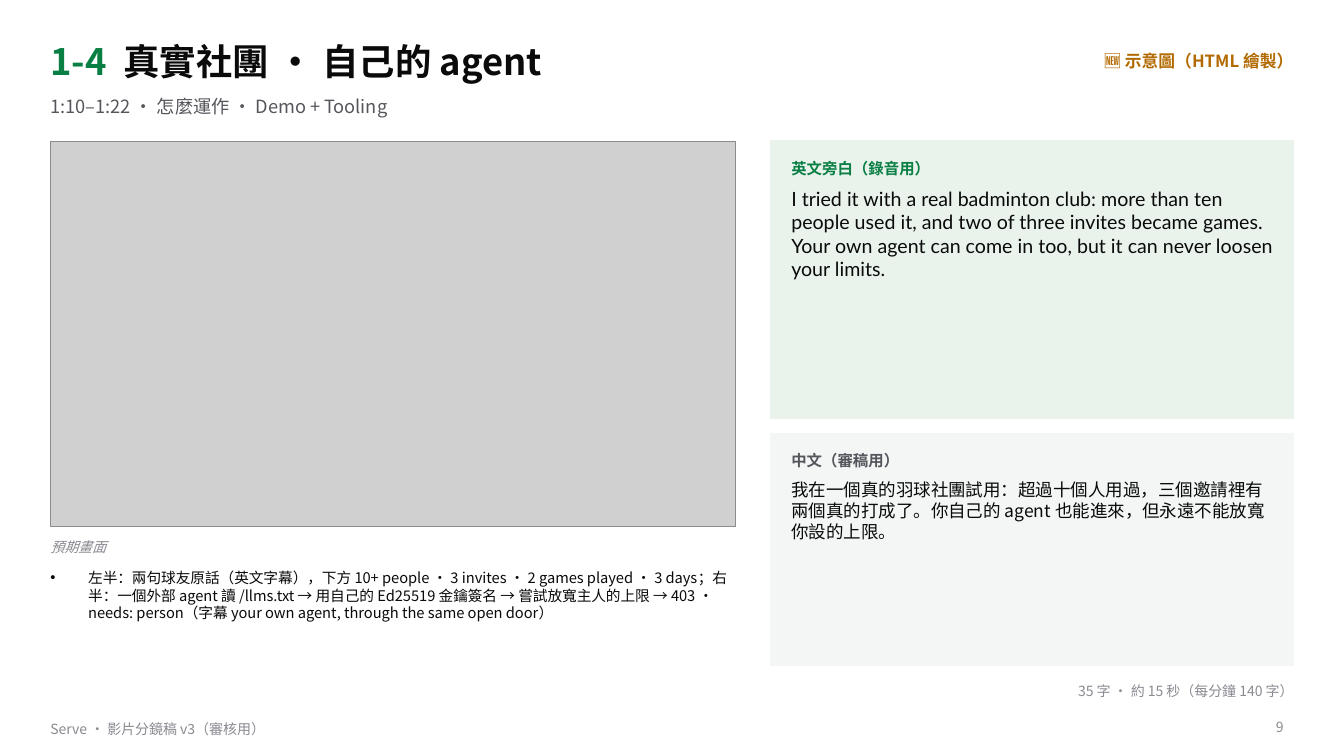
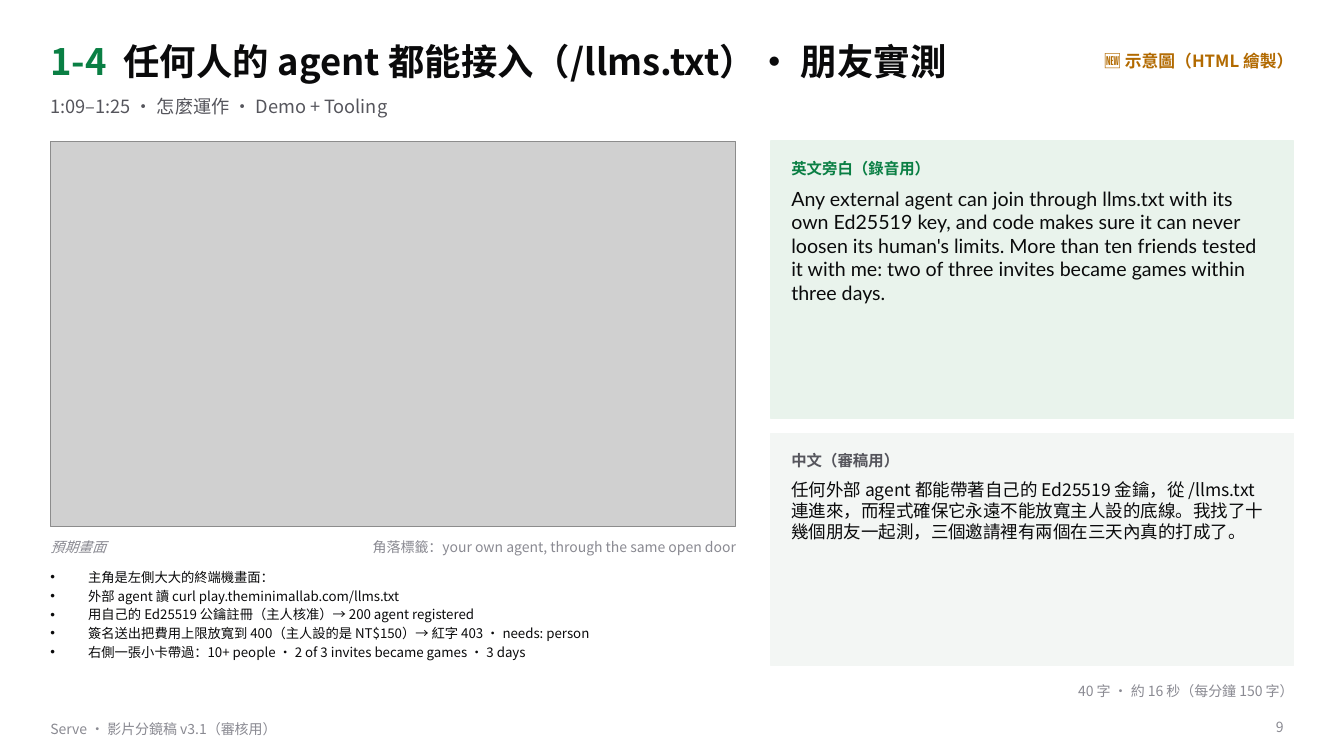
Before and after one commit to gino6178/serve-meta-hackathon, a slide deck: slide 9 of video/storyboard_v3.pptx. Drawn at 1344x756 pixels with LibreOffice and Linux fonts; fonts in the diff are those of the drawing; grey boxes stand for pictures. Boxes give left, top, right and bottom in pixels: in the first picture for what was removed or moved away, otherwise in the second. Text is boxed around its words. In the diff, an @@ line names an element or a change of style, - is before the commit and + after.

```diff
--- a/video/storyboard_v3.pptx
+++ b/video/storyboard_v3.pptx
@@ text at (50, 44, 947, 84): text changed @@
-1-4 真實社團 · 自己的 agent
+1-4 任何人的 agent 都能接入（/llms.txt）· 朋友實測
@@ text at (50, 97, 387, 118): text changed @@
-1:10–1:22 · 怎麼運作 · Demo + Tooling
+1:09–1:25 · 怎麼運作 · Demo + Tooling
@@ text at (791, 191, 1256, 304): text changed @@
-I tried it with a real badminton club: more than ten people used it, and two of three invites became games. Your own agent can come in too, but it can never loosen your limits.
+Any external agent can join through llms.txt with its own Ed25519 key, and code makes sure it can never loosen its human's limits. More than ten friends tested it with me: two of three invites became games within three days.
@@ text at (791, 481, 1263, 540): text changed @@
-我在一個真的羽球社團試用：超過十個人用過，三個邀請裡有兩個真的打成了。你自己的 agent 也能進來，但永遠不能放寬你設的上限。
+任何外部 agent 都能帶著自己的 Ed25519 金鑰，從 /llms.txt 連進來，而程式確保它永遠不能放寬主人設的底線。我找了十幾個朋友一起測，三個邀請裡有兩個在三天內真的打成了。
@@ text added at (373, 540, 736, 556), 10 pt, text #8A8A92 @@
+角落標籤：your own agent, through the same open door
@@ text at (88, 570, 589, 661): text changed; size 10.5 to 9.5 pt @@
-• 左半：兩句球友原話（英文字幕），下方 10+ people · 3 invites · 2 games played · 3 days；右半：一個外部 agent 讀 /llms.txt → 用自己的 Ed25519 金鑰簽名 → 嘗試放寬主人的上限 → 403 · needs: person（字幕 your own agent, through the same open door）
+• 主角是左側大大的終端機畫面：
+• 外部 agent 讀 curl play.theminimallab.com/llms.txt
+• 用自己的 Ed25519 公鑰註冊（主人核准）→ 200 agent registered
+• 簽名送出把費用上限放寬到 400（主人設的是 NT$150）→ 紅字 403 · needs: person
+• 右側一張小卡帶過：10+ people · 2 of 3 invites became games · 3 days
@@ text at (1078, 684, 1294, 697): text changed @@
-35 字 · 約 15 秒（每分鐘 140 字）
+40 字 · 約 16 秒（每分鐘 150 字）
@@ text at (50, 722, 276, 735): text changed @@
-Serve · 影片分鏡稿 v3（審核用）
+Serve · 影片分鏡稿 v3.1（審核用）
```
Also in this commit, not shown: 15 other slides changed, 13 other files.
